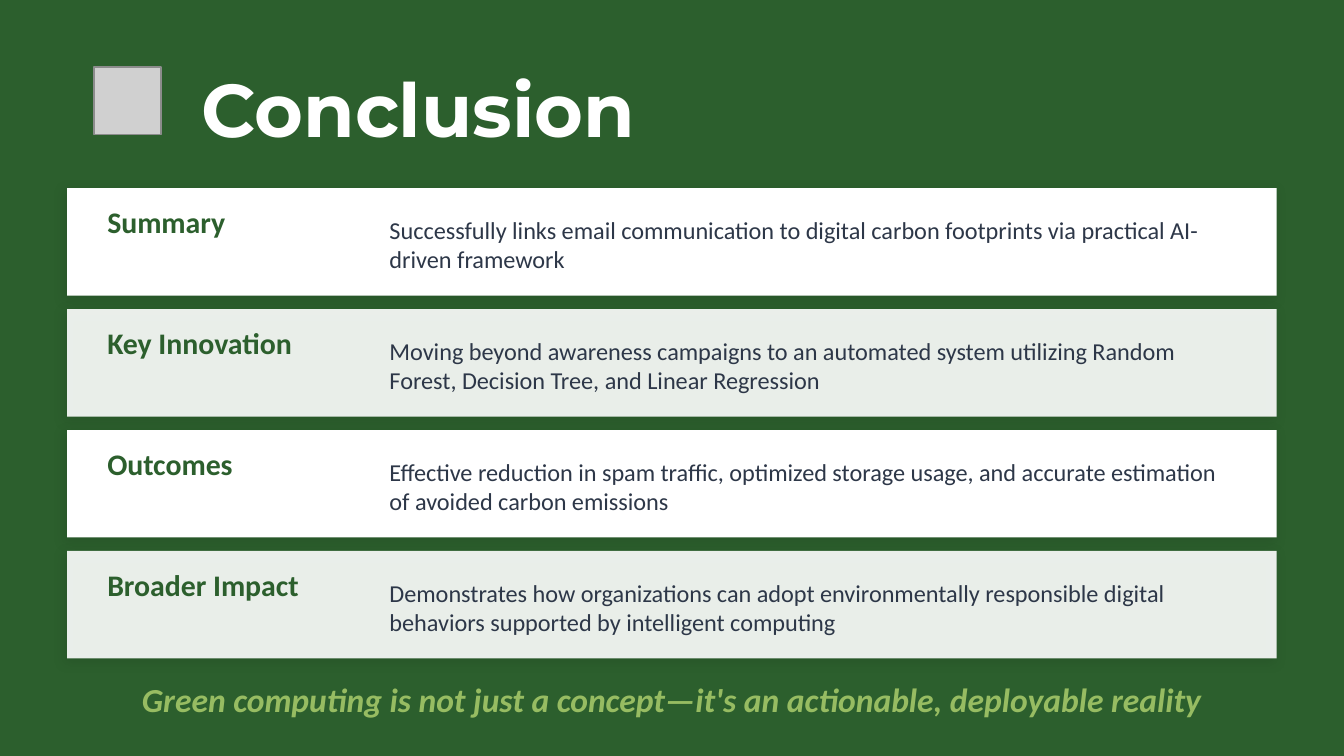
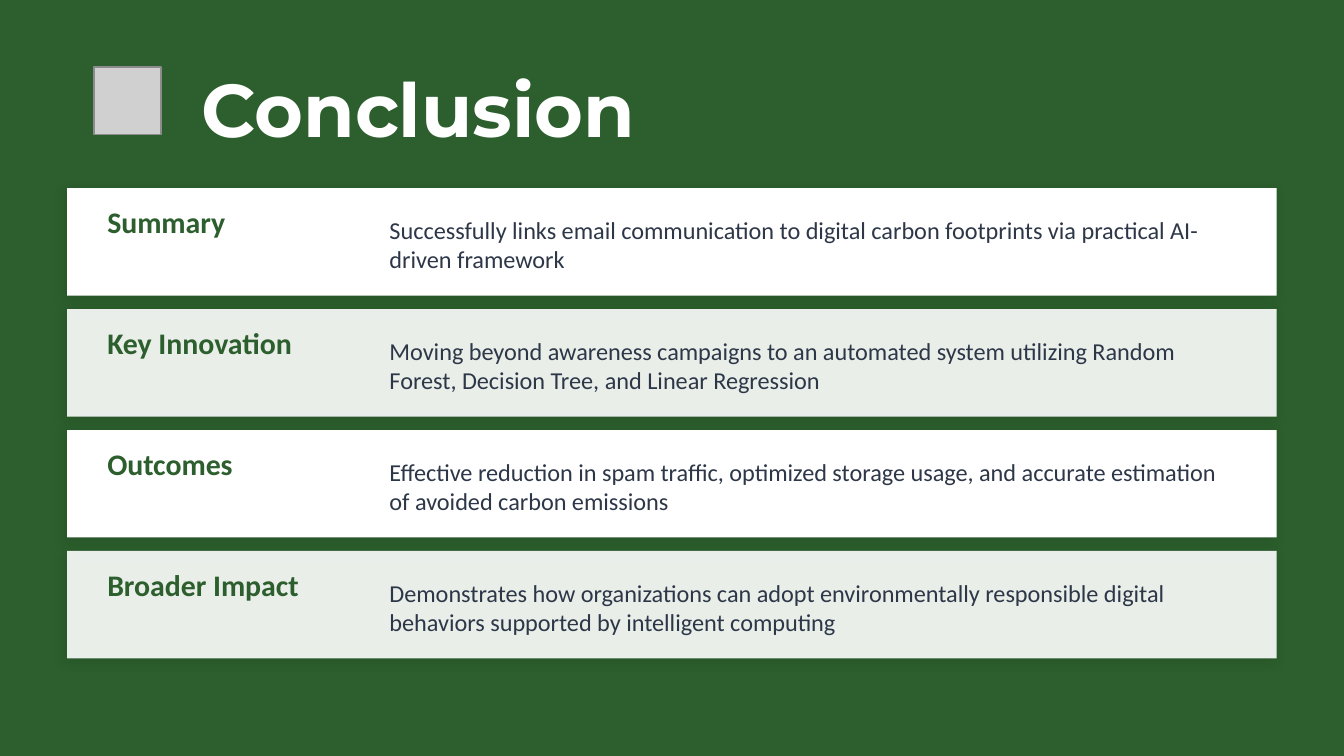
Before and after one commit to IbrahimZihad/green-computing-report, a slide deck: slide 12 of email_carbon_presentation.pptx. Drawn at 1344x756 pixels with LibreOffice and Linux fonts; fonts in the diff are those of the drawing; grey boxes stand for pictures. Boxes give left, top, right and bottom in pixels: in the first picture for what was removed or moved away, otherwise in the second. Text is boxed around its words. In the diff, an @@ line names an element or a change of style, - is before the commit and + after.

```diff
--- a/email_carbon_presentation.pptx
+++ b/email_carbon_presentation.pptx
@@ text removed at (142, 688, 1201, 718) @@
-Green computing is not just a concept—it's an actionable, deployable reality
```
Also in this commit, not shown: 2 other slides changed, 1 slide added, 1 slide removed.
